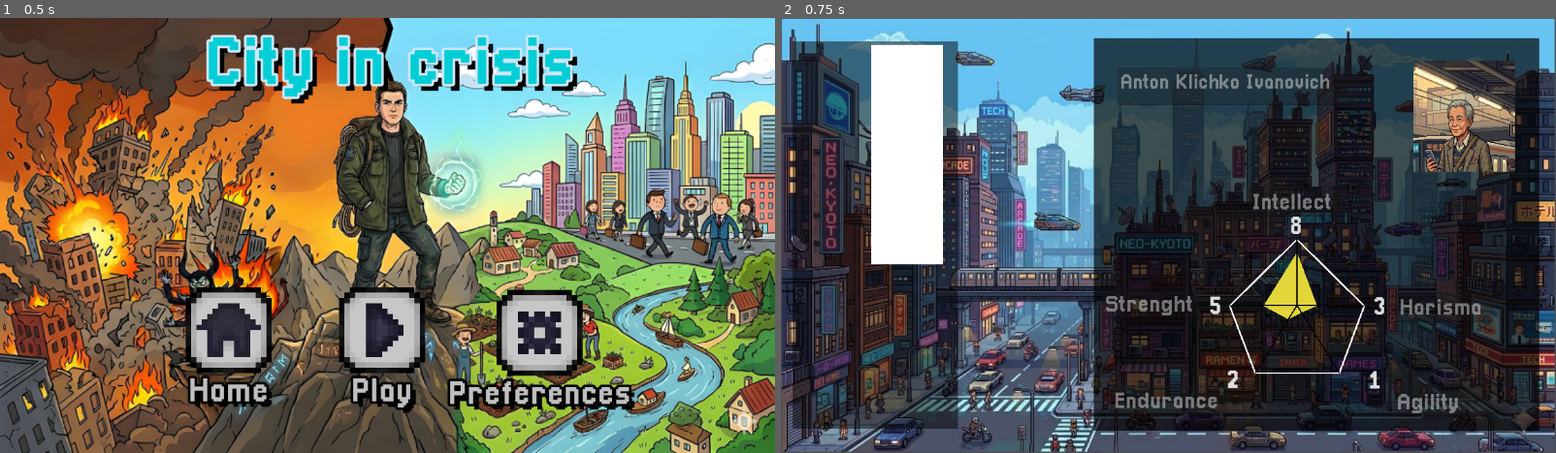
Above: before the commit, frames 1-2 (left to right).
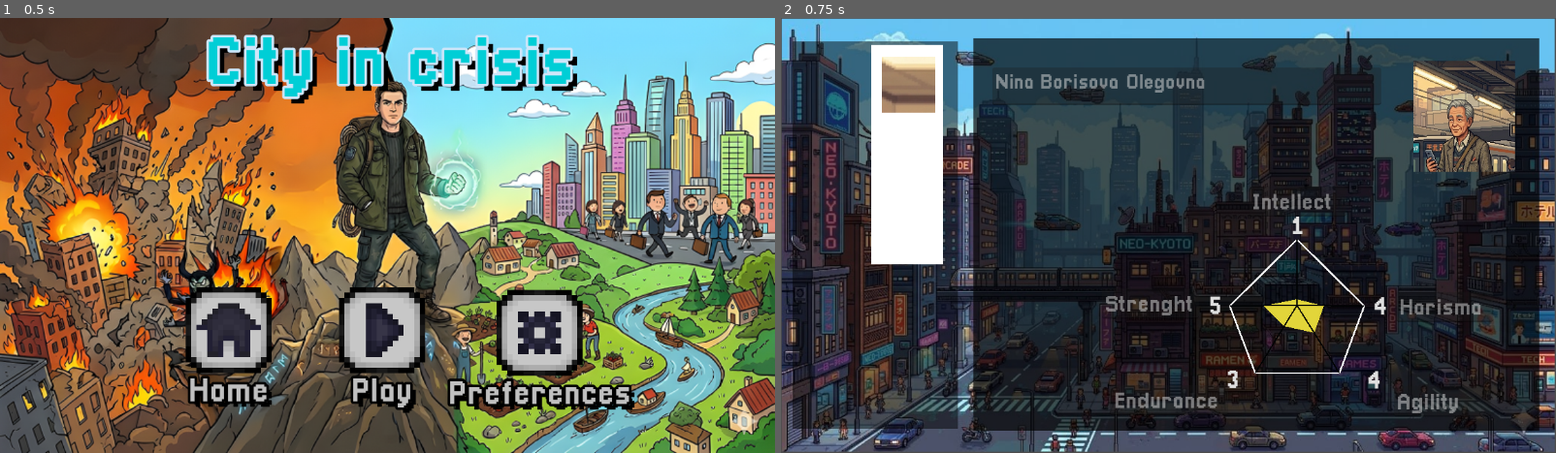
Above: after the commit, the same moments.

Repository: andierkas/Godot_game_project_67
Game: Godot game, scene res://main_menu.tscn
Same seed, same stepped clock (60 frames per second), same inputs: the game is played once before the commit and once after it.
Inputs (mouse positions are in pixels of both pictures, inside the frame that each line leads up to):
- Up to frame 1 (0.5 s): no input
- Up to frame 2 (0.75 s): click (1160, 331) at 0.5 s

Frame 1 is identical in both runs. In frame 2, 16% of the frame differs, in the area x 13-79%, y 4-95%.

Commit message:
Имена генерируются в зависимости от пола
Завтра надо сделать генерацию спрайтов от гендера

Diff:
--- a/Creater.tscn
+++ b/Creater.tscn
@@ -4,7 +4,6 @@
 [ext_resource type="Texture2D" uid="uid://7bc5ttoyyu55" path="res://materials/фон закрывашка.jpg" id="1_efagb"]
 [ext_resource type="FontFile" uid="uid://cff2ia20fse41" path="res://fonts/Pixellari.ttf" id="3_4aseg"]
 [ext_resource type="Texture2D" uid="uid://ddyrwbstl1ex6" path="res://materials/Sprite_agent/1.png" id="3_e86q2"]
-[ext_resource type="Texture2D" path="res://materials/Sprite_agent/1.jpg" id="3_kbh1e"]
 
 [sub_resource type="StyleBoxEmpty" id="StyleBoxEmpty_4aseg"]
 
@@ -35,7 +34,7 @@
 
 [node name="ColorRect" type="ColorRect" parent="TextureRect" unique_id=126038645]
 layout_mode = 0
-offset_left = 464.0
+offset_left = 285.0
 offset_top = 29.0
 offset_right = 1126.0
 offset_bottom = 614.0
@@ -66,9 +65,9 @@
 [node name="NameAgent" type="TextEdit" parent="TextureRect" unique_id=1097117595]
 layout_mode = 1
 anchors_preset = -1
-offset_left = 499.0
+offset_left = 313.0
 offset_top = 73.0
-offset_right = 854.0
+offset_right = 891.0
 offset_bottom = 129.0
 theme_override_fonts/font = ExtResource("3_4aseg")
 theme_override_font_sizes/font_size = 30
@@ -219,30 +218,26 @@
 
 [node name="SpriteAgent2" type="Sprite2D" parent="TextureRect" unique_id=556374967]
 position = Vector2(189, 99)
-texture = ExtResource("3_kbh1e")
+texture = ExtResource("3_e86q2")
 region_enabled = true
 region_rect = Rect2(115, 2, 79, 83)
 
 [node name="SpriteAgent3" type="Sprite2D" parent="TextureRect" unique_id=237041001]
 position = Vector2(189, 203)
-texture = ExtResource("3_kbh1e")
 region_enabled = true
 region_rect = Rect2(115, 2, 79, 83)
 
 [node name="SpriteAgent4" type="Sprite2D" parent="TextureRect" unique_id=99732599]
 position = Vector2(190, 305)
-texture = ExtResource("3_kbh1e")
 region_enabled = true
 region_rect = Rect2(115, 2, 79, 83)
 
 [node name="SpriteAgent5" type="Sprite2D" parent="TextureRect" unique_id=1336841626]
 position = Vector2(187, 537)
-texture = ExtResource("3_kbh1e")
 region_enabled = true
 region_rect = Rect2(115, 2, 79, 83)
 
 [node name="SpriteAgent6" type="Sprite2D" parent="TextureRect" unique_id=1327768782]
 position = Vector2(189, 428)
-texture = ExtResource("3_kbh1e")
-region_enabled = true
-region_rect = Rect2(115, 2, 79, 83)
+region_enabled = true
+region_rect = Rect2(115, 2, 79, 83)
--- a/agent_stats.gd
+++ b/agent_stats.gd
@@ -11,6 +11,7 @@
 @export var agent_first_name: String
 @export var agent_second_name: String
 @export var agent_last_name: String
+@export var gender: bool #1 - мужчина, 0 - женщина
 
 #Спрайты
 @export var sprite: Texture2D
--- a/creater.gd
+++ b/creater.gd
@@ -13,6 +13,7 @@
 var sprites_folder = "res://materials/Sprite_agent/"
 var available_sprites: Array[Texture2D] = []
 var current_agent: AgentStats
+var name_folder: String
 
 func _ready():
 	load_sprites()
@@ -21,10 +22,13 @@
 
 func create_agent():
 	var new_agent = AgentStats.new()
-	new_agent.agent_first_name = "Anton"
+	var rand_gender = randi_range(0,1)
+	if rand_gender == 1:
+		new_agent.gender = true
+	else:
+		new_agent.gender = false
 	pick_random_sprite(new_agent)
-	new_agent.agent_second_name = "Klichko"
-	new_agent.agent_last_name = "Ivanovich"
+	pick_random_name(new_agent)
 	var _max_stats = 0
 
 	var array_stats = [1,1,1,1,1]
@@ -76,3 +80,52 @@
 	var random_index = randi() % available_sprites.size()
 	agent.sprite = available_sprites[random_index]
 	return agent
+
+func pick_random_name(agent: AgentStats):
+	var _array_names: Array[String]
+	var _array_second_names: Array[String]
+	var _array_patronymics_names: Array[String]
+	if agent.gender:
+		var file_names = FileAccess.open("res://materials/names_agent/male_first_names.txt", FileAccess.READ)
+		var file_second = FileAccess.open("res://materials/names_agent/male_last_name.txt", FileAccess.READ)
+		var file_patronymics = FileAccess.open("res://materials/names_agent/male_patronymics.txt", FileAccess.READ)
+		while file_names.get_position() < file_names.get_length():
+			var line = file_names.get_line()
+			line = line.strip_edges()
+			if line != "":
+				_array_names.append(line)
+		while file_second.get_position() < file_second.get_length():
+			var line = file_second.get_line()
+			line = line.strip_edges()
+			if line != "":
+				_array_second_names.append(line)
+		while file_patronymics.get_position() < file_patronymics.get_length():
+			var line = file_patronymics.get_line()
+			line = line.strip_edges()
+			if line != "":
+				_array_patronymics_names.append(line)
+		agent.agent_first_name = _array_names.pick_random()
+		agent.agent_second_name = _array_second_names.pick_random()
+		agent.agent_last_name = _array_patronymics_names.pick_random()
+	else:
+		var file_names = FileAccess.open("res://materials/names_agent/female_first_names.txt", FileAccess.READ)
+		var file_second = FileAccess.open("res://materials/names_agent/female_last_name.txt", FileAccess.READ)
+		var file_patronymics = FileAccess.open("res://materials/names_agent/female_patronymics.txt", FileAccess.READ)
+		while file_names.get_position() < file_names.get_length():
+			var line = file_names.get_line()
+			line = line.strip_edges()
+			if line != "":
+				_array_names.append(line)
+		while file_second.get_position() < file_second.get_length():
+			var line = file_second.get_line()
+			line = line.strip_edges()
+			if line != "":
+				_array_second_names.append(line)
+		while file_patronymics.get_position() < file_patronymics.get_length():
+			var line = file_patronymics.get_line()
+			line = line.strip_edges()
+			if line != "":
+				_array_patronymics_names.append(line)
+		agent.agent_first_name = _array_names.pick_random()
+		agent.agent_second_name = _array_second_names.pick_random()
+		agent.agent_last_name = _array_patronymics_names.pick_random()
Not shown, added: materials/names_agent/female_first_names.txt
Not shown, added: materials/names_agent/female_last_name.txt
Not shown, added: materials/names_agent/female_patronymics.txt
Not shown, added: materials/names_agent/male_first_names.txt
Not shown, added: materials/names_agent/male_last_name.txt
Not shown, added: materials/names_agent/male_patronymics.txt
